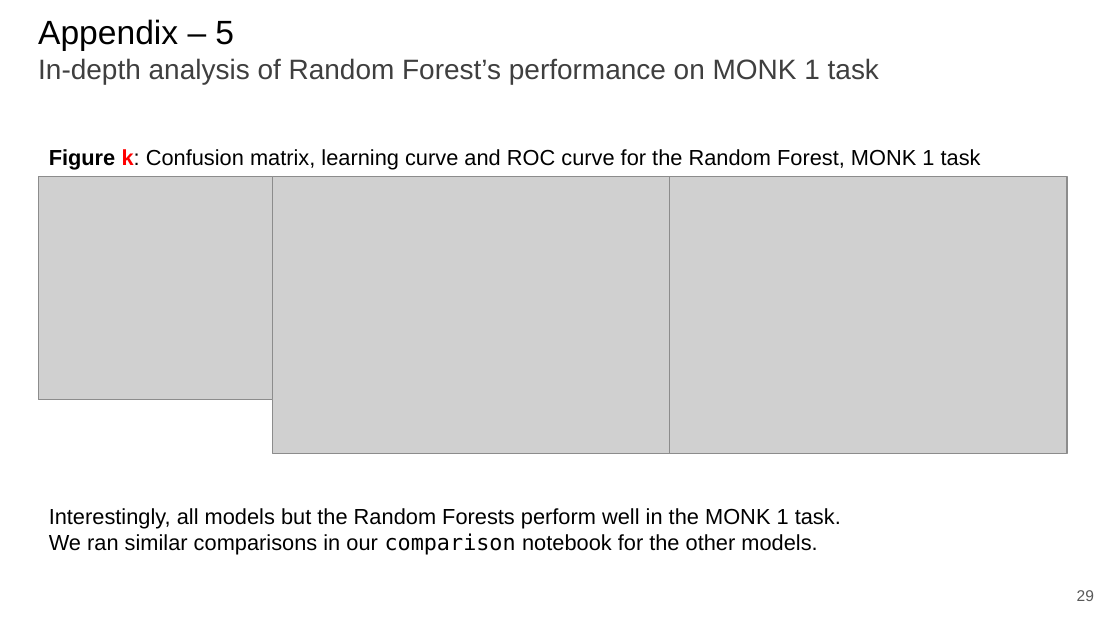
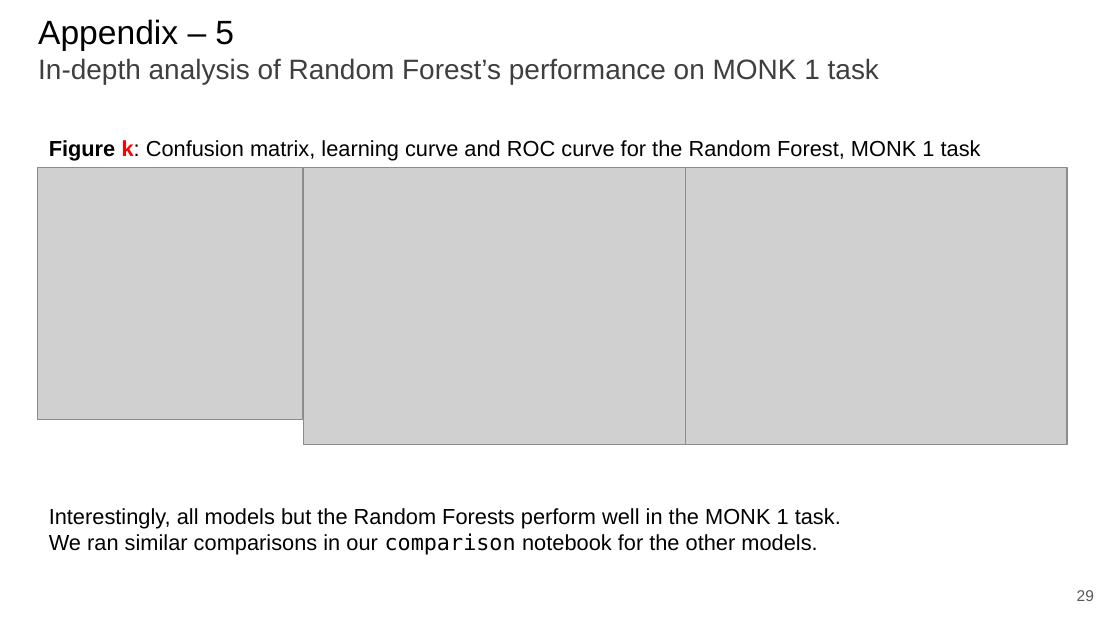
Before and after one commit to paolo-junior-mollica/machine-learning-project, a slide deck: slide 29 of relazione/ML-2023-PRJ-Slides-Demo.pptx. Drawn at 1120x630 pixels with LibreOffice and Linux fonts; fonts in the diff are those of the drawing; grey boxes stand for pictures. Boxes give left, top, right and bottom in pixels: in the first picture for what was removed or moved away, otherwise in the second. Text is boxed around its words. In the diff, an @@ line names an element or a change of style, - is before the commit and + after.

Commit message:
Report update: imported correct data for MONK, added data for SVM & RF for the CUP

```diff
--- a/relazione/ML-2023-PRJ-Slides-Demo.pptx
+++ b/relazione/ML-2023-PRJ-Slides-Demo.pptx
@@ text "Figure k: Confusion matrix, learning ...": place and size @@
-text "Figure k: Confusion matrix, learning ..." at [49,149,981,170]
+text "Figure k: Confusion matrix, learning ..." at [49,140,981,161]
@@ picture: place and size @@
-picture at [38,176,272,400]
+picture at [38,167,304,420]
@@ picture: place and size @@
-picture at [273,176,671,454]
+picture at [304,167,685,445]
@@ picture: place and size @@
-picture at [670,176,1067,454]
+picture at [685,167,1067,445]
```
Also in this commit, not shown: 9 other slides changed, 1 slide added.
